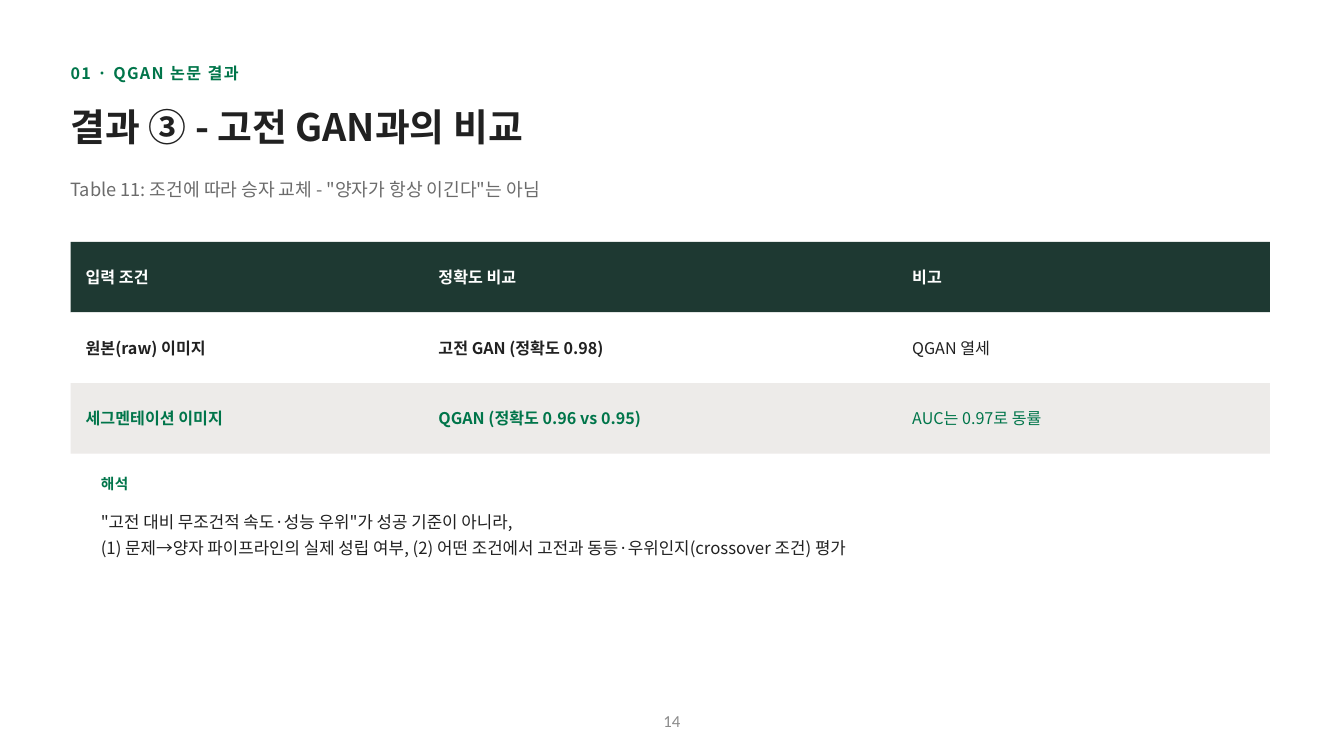
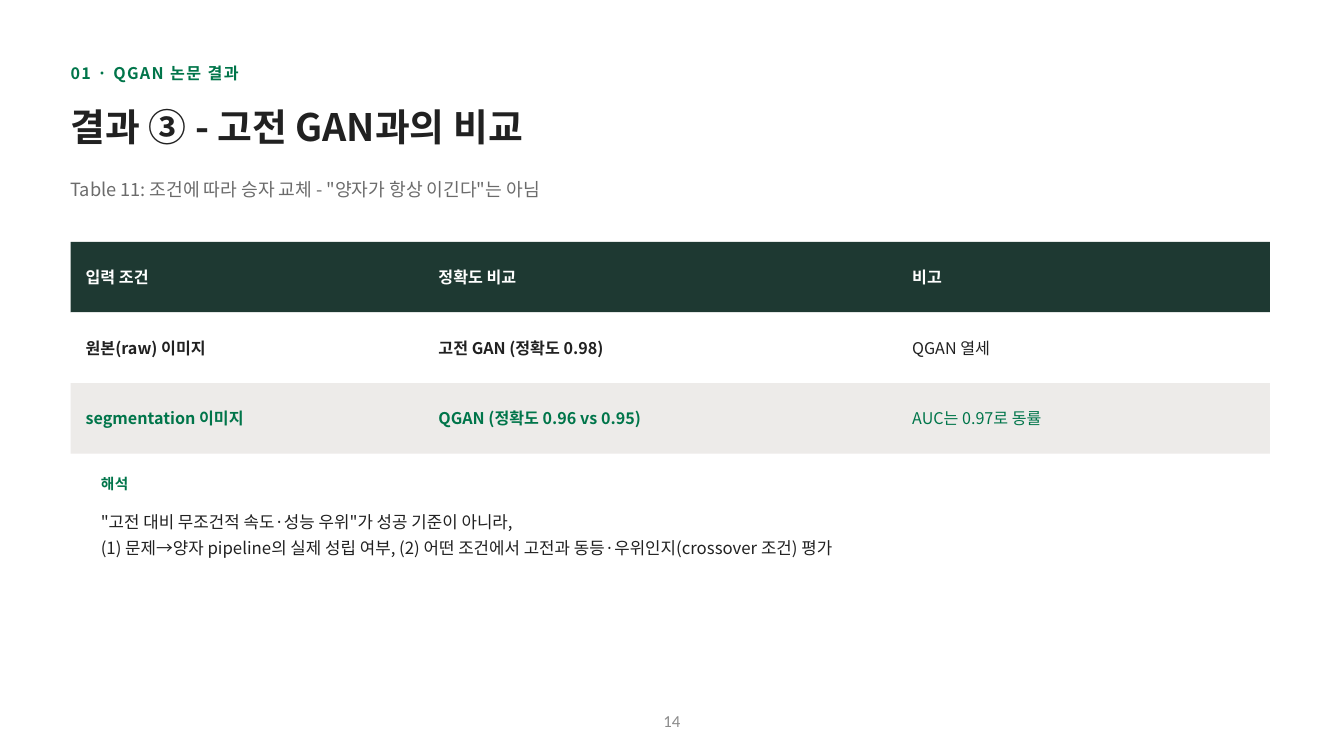
Before and after one commit to hyunhp/skin_disease_qml, a slide deck: slide 14 of practice/day1_slides/day1_theory_slides.pptx. Drawn at 1344x756 pixels with LibreOffice and Linux fonts; fonts in the diff are those of the drawing. Boxes give left, top, right and bottom in pixels: in the first picture for what was removed or moved away, otherwise in the second. Text is boxed around its words. In the diff, an @@ line names an element or a change of style, - is before the commit and + after.

```diff
--- a/practice/day1_slides/day1_theory_slides.pptx
+++ b/practice/day1_slides/day1_theory_slides.pptx
@@ text at <box>86,410,243,428</box>: text changed @@
-세그멘테이션 이미지
+segmentation 이미지
@@ text at <box>101,540,832,558</box>: text changed @@
-(1) 문제→양자 파이프라인의 실제 성립 여부, (2) 어떤 조건에서 고전과 동등·우위인지(crossover 조건) 평가
+(1) 문제→양자 pipeline의 실제 성립 여부, (2) 어떤 조건에서 고전과 동등·우위인지(crossover 조건) 평가
```
Also in this commit, not shown: 16 other slides changed, 14 other files.
